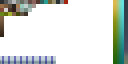
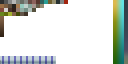
Layered file, before and after one edit (128 x 64). Changes by layer:
painted on "Layer 0" over [32, 4, 44, 12]
